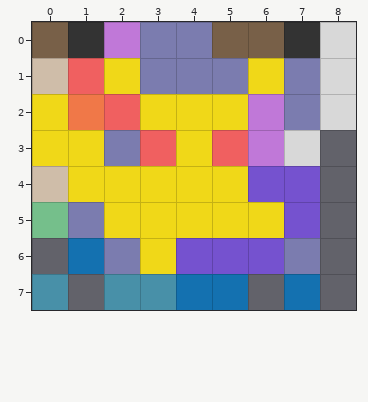
Tiled map -- spaders/src/map/how-to-play/pokemon2.tmx. That is the earlier state.
Cells are 64x64 px. Shown: x 0..8, y 0..7.
Now the later version:
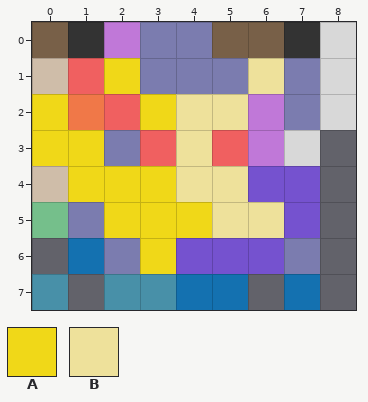
Key: from "poke": A 2, B 16.
_ is an empty cell, . an unchanged one.
The edit:
--- layer "Pikachu"
@@ x 4..6 @@
-1 ..A
-2 AA.
-3 A..
-4 AA.
-5 .AA
+1 ..B
+2 BB.
+3 B..
+4 BB.
+5 .BB
Boxes around the changes in both pictures, in picture pixels (x1, y1, x2, y2):
changed: (176, 58, 284, 238)
